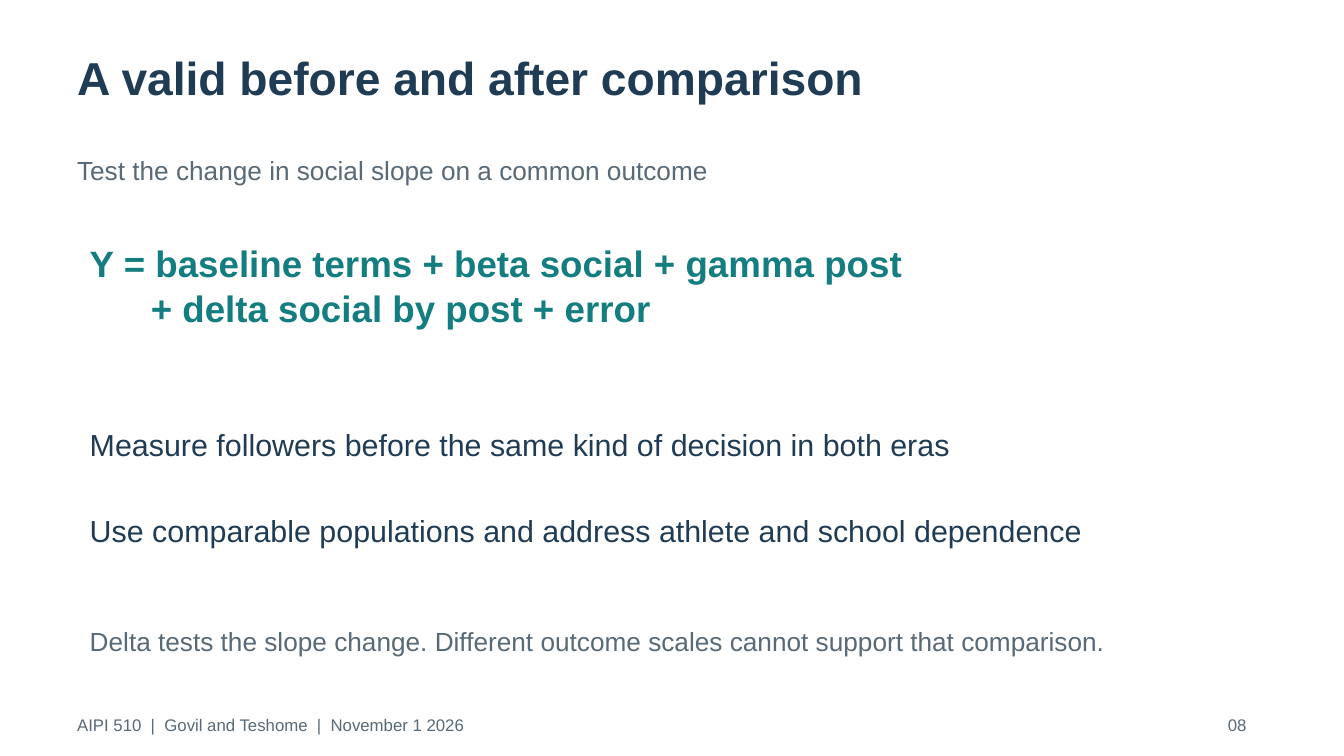
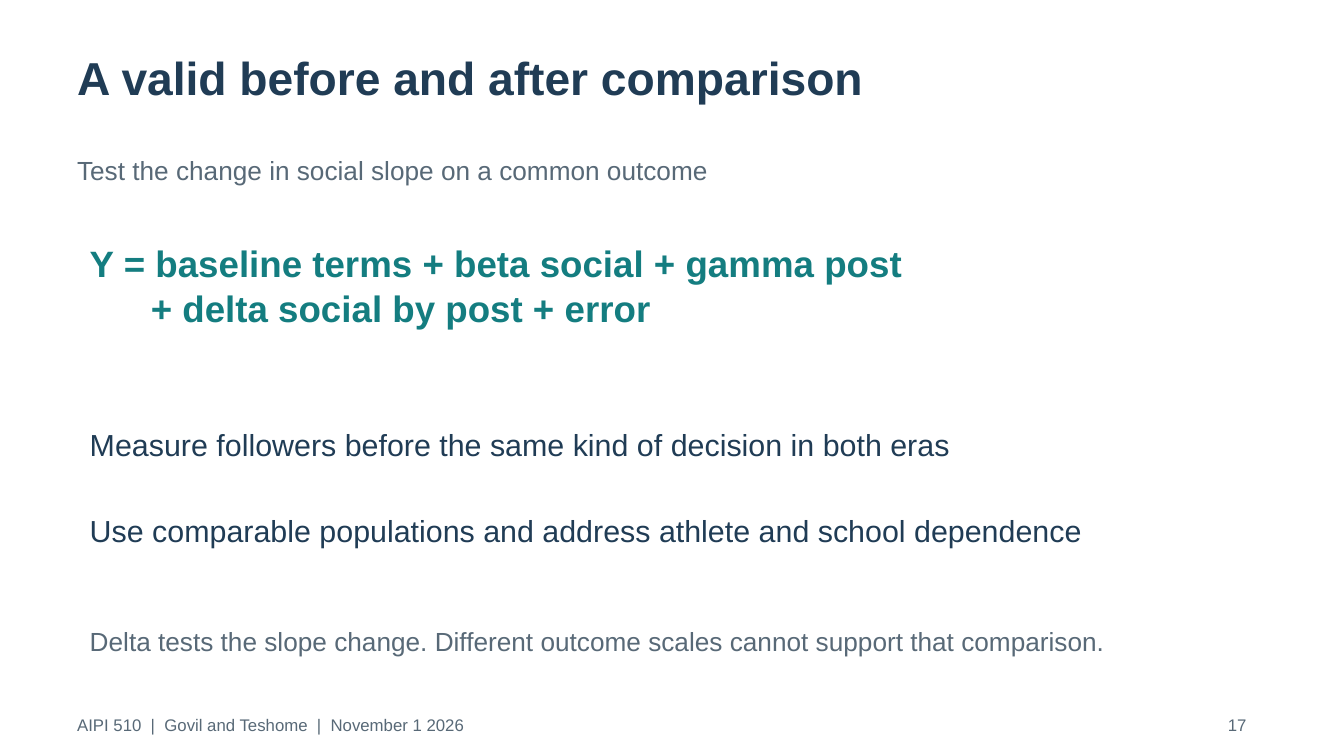
Before and after one commit to govrahul/aipi510_project2, a slide deck: slide 18 of deliverables/project2_presentation.pptx (slide 8 before the commit). Drawn at 1344x756 pixels with LibreOffice and Linux fonts; fonts in the diff are those of the drawing. Boxes give left, top, right and bottom in pixels: in the first picture for what was removed or moved away, otherwise in the second. Text is boxed around its words. In the diff, an @@ line names an element or a change of style, - is before the commit and + after.

```diff
--- a/deliverables/project2_presentation.pptx
+++ b/deliverables/project2_presentation.pptx
@@ text at [1228, 719, 1247, 731]: text changed @@
-08
+17
```
Also in this commit, not shown: 3 other slides changed, 11 slides added, 2 slides removed, 43 other files.
